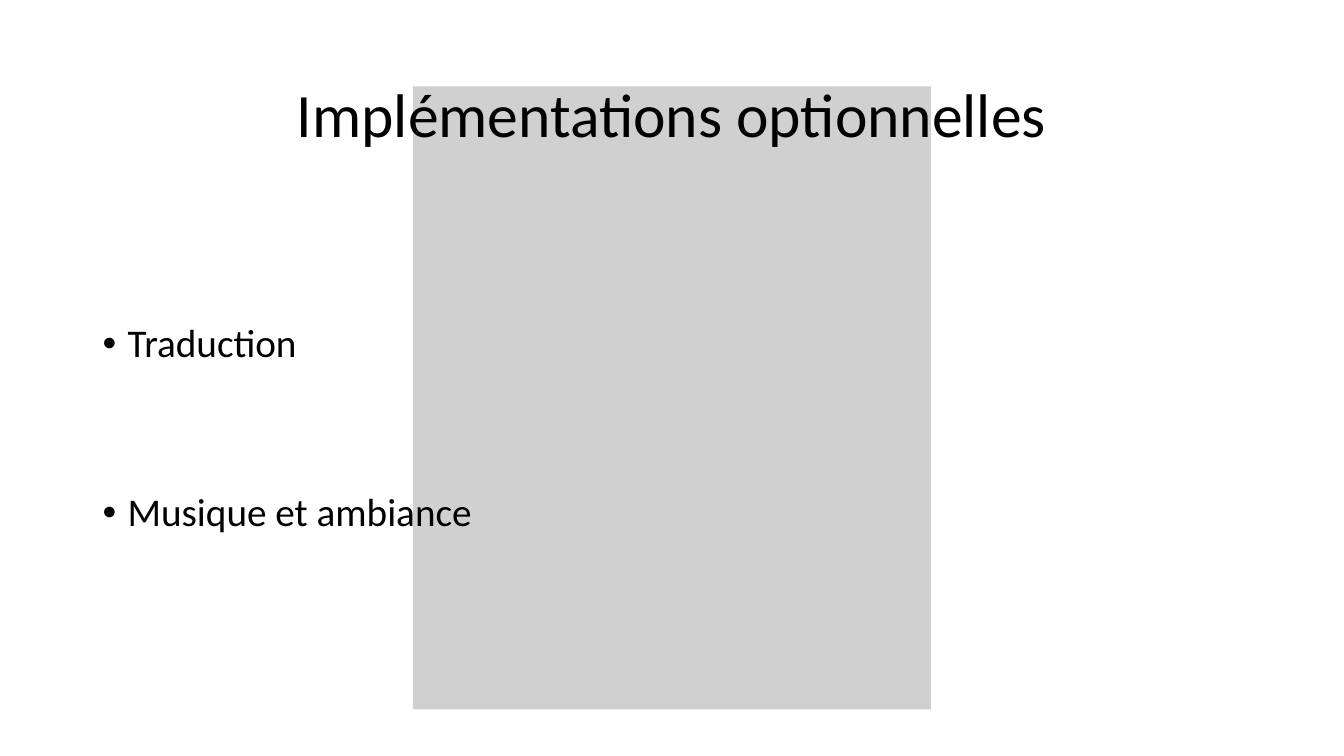
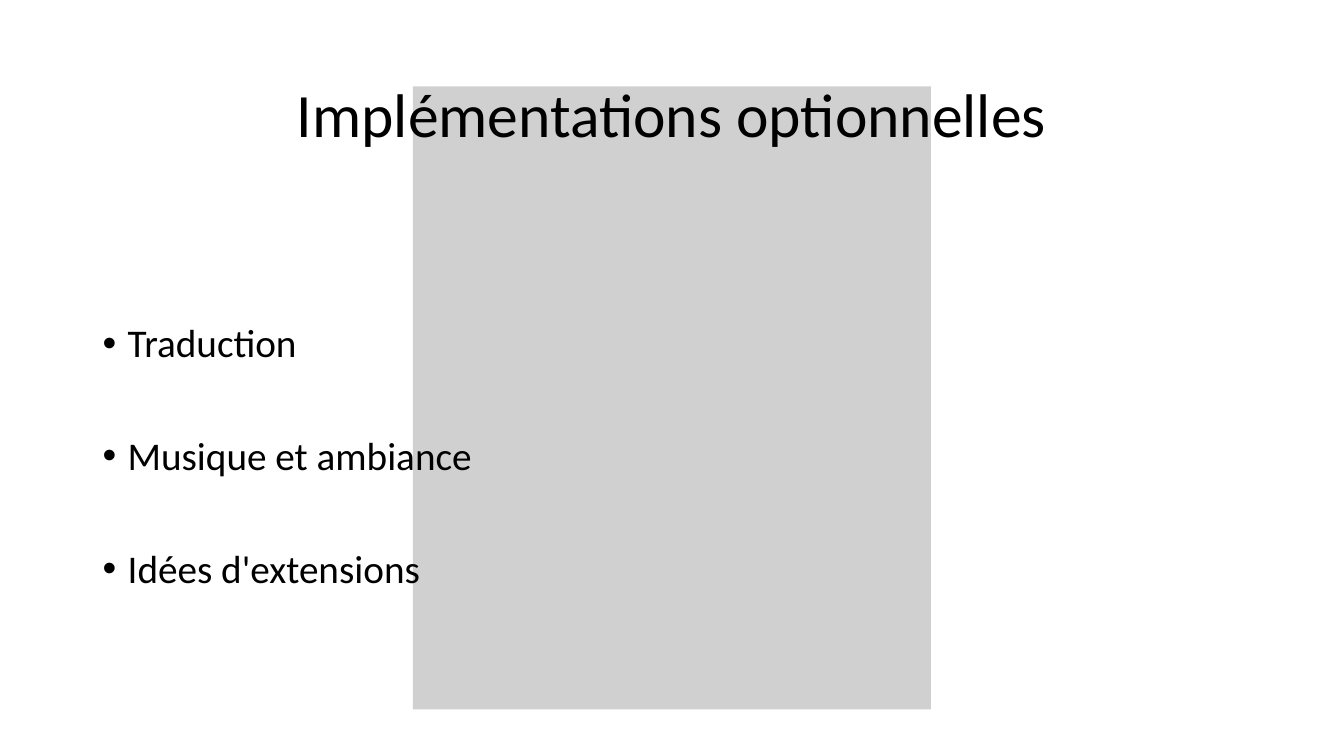
Before and after one commit to MrN0b0dy42/AndroidBattleship, a slide deck: slide 7 of slidesAndroidBattleship.odp. Drawn at 1344x756 pixels with LibreOffice and Linux fonts; fonts in the diff are those of the drawing; grey boxes stand for pictures. Boxes give left, top, right and bottom in pixels: in the first picture for what was removed or moved away, otherwise in the second. Text is boxed around its words. In the diff, an @@ line names an element or a change of style, - is before the commit and + after.

```diff
--- a/slidesAndroidBattleship.odp
+++ b/slidesAndroidBattleship.odp
@@ text at (x1=128, y1=550, x2=420, y2=593): paragraph added @@
+• Idées d'extensions
```
Also in this commit, not shown: 2 other slides changed, 3 other files.
